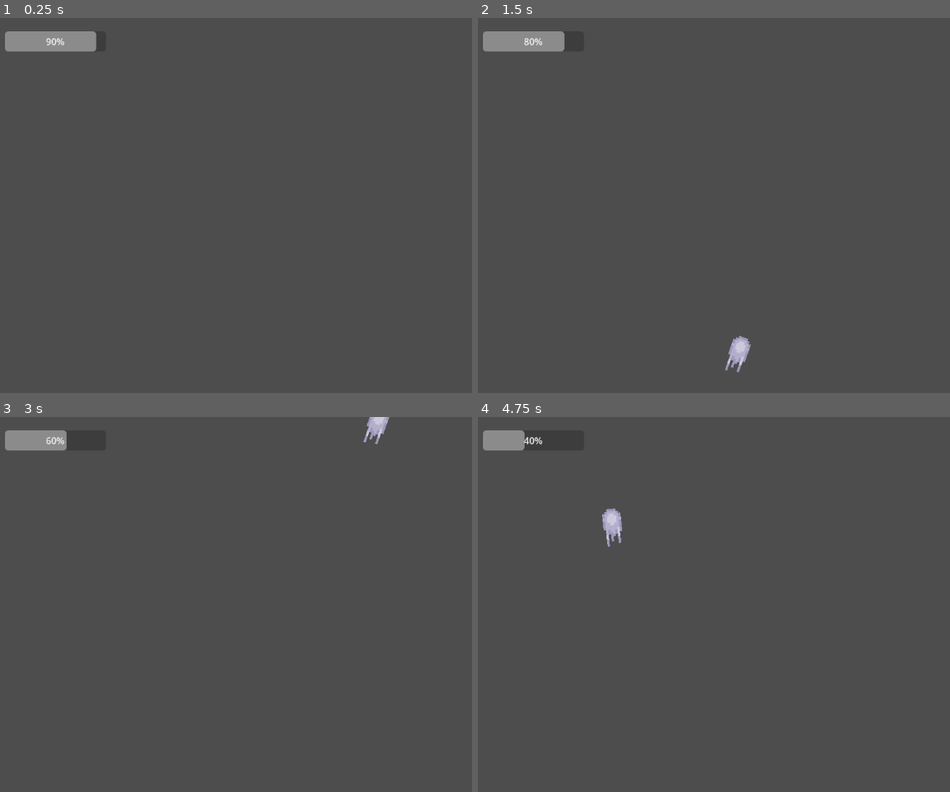
Above: before the commit, frames 1-4 (two rows, left to right).
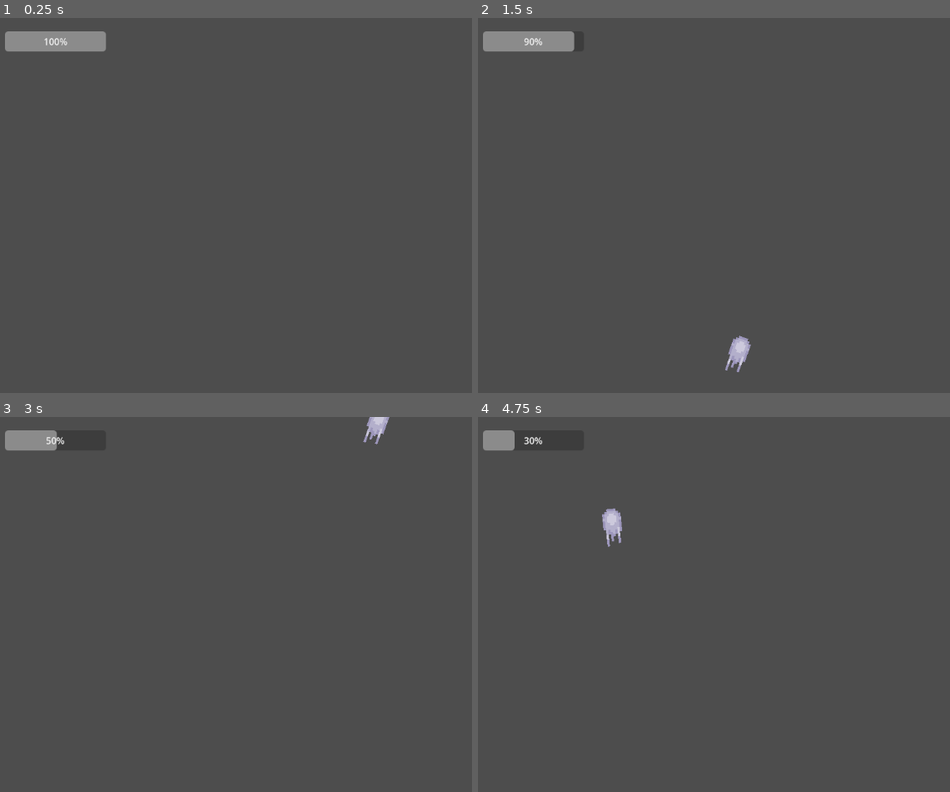
Above: after the commit, the same moments.

Repository: hugoc7/AbyssGameJam
Game: Godot game, scene res://levels/hugo.tscn
Same seed, same stepped clock (60 frames per second), same inputs: the game is played once before the commit and once after it. This scene is started directly instead of the project's main scene.
Inputs (mouse positions are in pixels of both pictures, inside the frame that each line leads up to):
- Up to frame 1 (0.25 s): no input
- Up to frame 2 (1.5 s): tap Enter at 0.5 s; move the mouse to (945, 186) at 0.52 s; hold Right mouse button (attack_range) 0.53-1.28 s; hold D (move_right) from 0.53 s (still down); tap W (jump) at 0.77 s; move the mouse to (666, 224) at 1.27 s; click (666, 224) at 1.35 s
- Up to frame 3 (3 s): tap W (jump) at 1.52 s; move the mouse to (387, 522) at 2.02 s; release D (move_right) at 2.03 s; hold A (move_left) 2.03-2.78 s; tap Space (switch_level_color) at 2.1 s; move the mouse to (287, 679) at 2.77 s; hold D (move_right) from 2.78 s (still down); right-click (287, 679) at 2.85 s
- Up to frame 4 (4.75 s): tap W (jump) at 3.02, 3.77, 4.52 s; move the mouse to (outside the picture) at 3.52 s; press the mouse at (outside the picture) at 3.53 s; move the mouse to (600, 548) at 4.27 s; release D (move_right) at 4.28 s; release the mouse at (600, 548) at 4.28 s; hold A (move_left) from 4.28 s (still down); tap Space (switch_level_color) at 4.35 s

The runs differ from the first frame. In frame 1, 0.2% of the frame differs, in the area x 9-23%, y 3-9%; in frame 2, 0.1%; in frame 3, 0.1%; in frame 4, 0.1%.

Commit message:
integrate zombie anim

Diff:
--- a/enemy/contact/enemy_contact.gd
+++ b/enemy/contact/enemy_contact.gd
@@ -15,32 +15,40 @@
 @export var die_vfx : PackedScene
 
 var is_in_cooldown = false
+var is_dying = false
+var color_as_text = "white"
 @onready var sprite : AnimatedSprite2D = $Sprite
 
 func take_damage(damage: int):
+	set_animation("hit")
 	life -= damage
 	if life < 0:
 		life = 0
 		die()
 
 func die():
+	set_animation("death")
 	var die_vfx_instance = die_vfx.instantiate()
 	die_vfx_instance.position = position
 	get_parent().add_child(die_vfx_instance)
-	queue_free()
+	is_dying = true
+
+func set_animation(anim: String):
+	sprite.animation = anim + "_" + color_as_text
+
 
 func _ready():
 	if color == Enums.LightColor.WHITE:
-		sprite.animation = "idle_white"
+		color_as_text = "white"
 	elif color == Enums.LightColor.BLACK:
-		sprite.animation = "idle_black"
+		color_as_text = "black"
+	set_animation("idle")
 
 	if Engine.is_editor_hint():
 		set_process(false)
 		return
 
-	sprite.play()
-	body_entered.connect(_on_body_entered)
+	sprite.play(sprite.animation)
 	$CooldownTimer.timeout.connect(_on_cooldown_timeout)
 
 
@@ -49,7 +57,7 @@
 	sprite.visible = bkg_color != color
 
 func _process(delta):
-	if player == null:
+	if player == null or is_dying:
 		return
 	var sqr_dist_to_player = global_position.distance_squared_to(player.position)
 	if sqr_dist_to_player < purchase_distance.y * purchase_distance.y:
@@ -64,14 +72,16 @@
 		$CooldownTimer.start()
 
 func _damage_player():
+	set_animation("atk")
 	if player == null:
 		return
 	player.take_damage(damage)
-	print_debug("atk player")
 
 func _on_cooldown_timeout():
 	is_in_cooldown = false
 
-func _on_body_entered(body):
-	pass
-	#_damage_player()
+func _on_sprite_animation_loop():
+	if is_dying:
+		queue_free()
+	else:
+		set_animation("idle")
--- a/enemy/contact/enemy_contact.tscn
+++ b/enemy/contact/enemy_contact.tscn
@@ -1,10 +1,19 @@
-[gd_scene load_steps=19 format=3 uid="uid://cbe8prr8x1r0m"]
+[gd_scene load_steps=88 format=3 uid="uid://cbe8prr8x1r0m"]
 
 [ext_resource type="Script" path="res://enemy/contact/enemy_contact.gd" id="1_51gnd"]
 [ext_resource type="Texture2D" uid="uid://cj5qks436wjqt" path="res://enemy/contact/Zombie_Noir.png" id="3_gj8y7"]
 [ext_resource type="Texture2D" uid="uid://ipvh1uvbtbqm" path="res://enemy/contact/Zombie_Blanc.png" id="4_a1kmb"]
 [ext_resource type="PackedScene" uid="uid://dqgwffom65lvd" path="res://visual_effects/explosion.tscn" id="4_wrjxc"]
-[ext_resource type="Texture2D" uid="uid://el4kjdhpdtxw" path="res://enemy/contact/Zombie_Noir_Idle.png" id="5_ee4xa"]
+[ext_resource type="Texture2D" uid="uid://nk0folfkywq3" path="res://enemy/contact/Animation/Zombie_Noir_Attack.png" id="5_cqo1q"]
+[ext_resource type="Texture2D" uid="uid://el4kjdhpdtxw" path="res://enemy/contact/Animation/Zombie_Noir_Idle.png" id="5_ee4xa"]
+[ext_resource type="Texture2D" uid="uid://duld7sfuu38lk" path="res://enemy/contact/Animation/Zombie_Blanc_Attack.png" id="6_jg8wi"]
+[ext_resource type="Texture2D" uid="uid://bj6a3xhxdilya" path="res://enemy/contact/Animation/Zombie_Noir_Death.png" id="7_mp6yn"]
+[ext_resource type="Texture2D" uid="uid://s2ptsh3gwxus" path="res://enemy/contact/Animation/Zombie_Blanc_Death.png" id="8_f52yf"]
+[ext_resource type="Texture2D" uid="uid://7p6iuydsfevs" path="res://enemy/contact/Animation/Zombie_Noir_Hit.png" id="9_cnytn"]
+[ext_resource type="Texture2D" uid="uid://brgdbvlraqrvr" path="res://enemy/contact/Animation/Zombie_Blanc_Hit.png" id="10_ultgo"]
+[ext_resource type="Texture2D" uid="uid://bxsefkmefgglx" path="res://enemy/contact/Animation/Zombie_Blanc_Idle.png" id="12_lq32l"]
+[ext_resource type="Texture2D" uid="uid://c8k8o0l1w4x47" path="res://enemy/contact/Animation/Zombie_Noir_Run.png" id="13_4ucvx"]
+[ext_resource type="Texture2D" uid="uid://coahpqi1ourm7" path="res://enemy/contact/Animation/Zombie_Blanc_Run.png" id="14_2y4co"]
 
 [sub_resource type="Gradient" id="Gradient_auxh5"]
 colors = PackedColorArray(1, 1, 0.317647, 1, 0, 0, 0, 1)
@@ -19,6 +28,150 @@
 radius = 44.0
 height = 102.0
 
+[sub_resource type="AtlasTexture" id="AtlasTexture_0eoxo"]
+atlas = ExtResource("5_cqo1q")
+region = Rect2(0, 0, 32, 32)
+
+[sub_resource type="AtlasTexture" id="AtlasTexture_ixh8e"]
+atlas = ExtResource("5_cqo1q")
+region = Rect2(32, 0, 32, 32)
+
+[sub_resource type="AtlasTexture" id="AtlasTexture_rkmc7"]
+atlas = ExtResource("5_cqo1q")
+region = Rect2(64, 0, 32, 32)
+
+[sub_resource type="AtlasTexture" id="AtlasTexture_lfb56"]
+atlas = ExtResource("5_cqo1q")
+region = Rect2(96, 0, 32, 32)
+
+[sub_resource type="AtlasTexture" id="AtlasTexture_1fsa6"]
+atlas = ExtResource("5_cqo1q")
+region = Rect2(128, 0, 32, 32)
+
+[sub_resource type="AtlasTexture" id="AtlasTexture_f34tu"]
+atlas = ExtResource("5_cqo1q")
+region = Rect2(160, 0, 32, 32)
+
+[sub_resource type="AtlasTexture" id="AtlasTexture_fn5xv"]
+atlas = ExtResource("5_cqo1q")
+region = Rect2(192, 0, 32, 32)
+
+[sub_resource type="AtlasTexture" id="AtlasTexture_nv4h6"]
+atlas = ExtResource("6_jg8wi")
+region = Rect2(0, 0, 32, 32)
+
+[sub_resource type="AtlasTexture" id="AtlasTexture_xef42"]
+atlas = ExtResource("6_jg8wi")
+region = Rect2(32, 0, 32, 32)
+
+[sub_resource type="AtlasTexture" id="AtlasTexture_pjxps"]
+atlas = ExtResource("6_jg8wi")
+region = Rect2(64, 0, 32, 32)
+
+[sub_resource type="AtlasTexture" id="AtlasTexture_gnio3"]
+atlas = ExtResource("6_jg8wi")
+region = Rect2(96, 0, 32, 32)
+
+[sub_resource type="AtlasTexture" id="AtlasTexture_ylvcm"]
+atlas = ExtResource("6_jg8wi")
+region = Rect2(128, 0, 32, 32)
+
+[sub_resource type="AtlasTexture" id="AtlasTexture_pyen1"]
+atlas = ExtResource("6_jg8wi")
+region = Rect2(160, 0, 32, 32)
+
+[sub_resource type="AtlasTexture" id="AtlasTexture_3mogj"]
+atlas = ExtResource("6_jg8wi")
+region = Rect2(192, 0, 32, 32)
+
+[sub_resource type="AtlasTexture" id="AtlasTexture_687xy"]
+atlas = ExtResource("7_mp6yn")
+region = Rect2(0, 0, 32, 32)
+
+[sub_resource type="AtlasTexture" id="AtlasTexture_t8nib"]
+atlas = ExtResource("7_mp6yn")
+region = Rect2(32, 0, 32, 32)
+
+[sub_resource type="AtlasTexture" id="AtlasTexture_6s4is"]
+atlas = ExtResource("7_mp6yn")
+region = Rect2(64, 0, 32, 32)
+
+[sub_resource type="AtlasTexture" id="AtlasTexture_b2nei"]
+atlas = ExtResource("7_mp6yn")
+region = Rect2(96, 0, 32, 32)
+
+[sub_resource type="AtlasTexture" id="AtlasTexture_inl5p"]
+atlas = ExtResource("7_mp6yn")
+region = Rect2(128, 0, 32, 32)
+
+[sub_resource type="AtlasTexture" id="AtlasTexture_3oq0g"]
+atlas = ExtResource("7_mp6yn")
+region = Rect2(160, 0, 32, 32)
+
+[sub_resource type="AtlasTexture" id="AtlasTexture_gcl47"]
+atlas = ExtResource("7_mp6yn")
+region = Rect2(192, 0, 32, 32)
+
+[sub_resource type="AtlasTexture" id="AtlasTexture_8mw41"]
+atlas = ExtResource("7_mp6yn")
+region = Rect2(224, 0, 32, 32)
+
+[sub_resource type="AtlasTexture" id="AtlasTexture_e10nq"]
+atlas = ExtResource("8_f52yf")
+region = Rect2(0, 0, 32, 32)
+
+[sub_resource type="AtlasTexture" id="AtlasTexture_df1ex"]
+atlas = ExtResource("8_f52yf")
+region = Rect2(32, 0, 32, 32)
+
+[sub_resource type="AtlasTexture" id="AtlasTexture_jqvyw"]
+atlas = ExtResource("8_f52yf")
+region = Rect2(64, 0, 32, 32)
+
+[sub_resource type="AtlasTexture" id="AtlasTexture_7e70k"]
+atlas = ExtResource("8_f52yf")
+region = Rect2(96, 0, 32, 32)
+
+[sub_resource type="AtlasTexture" id="AtlasTexture_55ujp"]
+atlas = ExtResource("8_f52yf")
+region = Rect2(128, 0, 32, 32)
+
+[sub_resource type="AtlasTexture" id="AtlasTexture_xaem7"]
+atlas = ExtResource("8_f52yf")
+region = Rect2(160, 0, 32, 32)
+
+[sub_resource type="AtlasTexture" id="AtlasTexture_wq0ib"]
+atlas = ExtResource("8_f52yf")
+region = Rect2(192, 0, 32, 32)
+
+[sub_resource type="AtlasTexture" id="AtlasTexture_qvot7"]
+atlas = ExtResource("8_f52yf")
+region = Rect2(224, 0, 32, 32)
+
+[sub_resource type="AtlasTexture" id="AtlasTexture_rtxtp"]
+atlas = ExtResource("9_cnytn")
+region = Rect2(0, 0, 32, 32)
+
+[sub_resource type="AtlasTexture" id="AtlasTexture_aq5if"]
+atlas = ExtResource("9_cnytn")
+region = Rect2(32, 0, 32, 32)
+
+[sub_resource type="AtlasTexture" id="AtlasTexture_pwneo"]
+atlas = ExtResource("9_cnytn")
+region = Rect2(64, 0, 32, 32)
+
+[sub_resource type="AtlasTexture" id="AtlasTexture_3gbb5"]
+atlas = ExtResource("10_ultgo")
+region = Rect2(0, 0, 32, 32)
+
+[sub_resource type="AtlasTexture" id="AtlasTexture_x1lfe"]
+atlas = ExtResource("10_ultgo")
+region = Rect2(32, 0, 32, 32)
+
+[sub_resource type="AtlasTexture" id="AtlasTexture_7taa0"]
+atlas = ExtResource("10_ultgo")
+region = Rect2(64, 0, 32, 32)
+
 [sub_resource type="AtlasTexture" id="AtlasTexture_yr3is"]
 atlas = ExtResource("5_ee4xa")
 region = Rect2(0, 0, 32, 32)
@@ -55,10 +208,244 @@
 atlas = ExtResource("4_a1kmb")
 region = Rect2(0, 0, 32, 32)
 
+[sub_resource type="AtlasTexture" id="AtlasTexture_1jjqe"]
+atlas = ExtResource("12_lq32l")
+region = Rect2(0, 0, 32, 32)
+
+[sub_resource type="AtlasTexture" id="AtlasTexture_o0qmk"]
+atlas = ExtResource("12_lq32l")
+region = Rect2(32, 0, 32, 32)
+
+[sub_resource type="AtlasTexture" id="AtlasTexture_1owo4"]
+atlas = ExtResource("12_lq32l")
+region = Rect2(64, 0, 32, 32)
+
+[sub_resource type="AtlasTexture" id="AtlasTexture_hwf4i"]
+atlas = ExtResource("12_lq32l")
+region = Rect2(96, 0, 32, 32)
+
+[sub_resource type="AtlasTexture" id="AtlasTexture_mpl1j"]
+atlas = ExtResource("12_lq32l")
+region = Rect2(128, 0, 32, 32)
+
+[sub_resource type="AtlasTexture" id="AtlasTexture_e4v3v"]
+atlas = ExtResource("12_lq32l")
+region = Rect2(160, 0, 32, 32)
+
+[sub_resource type="AtlasTexture" id="AtlasTexture_41fq3"]
+atlas = ExtResource("12_lq32l")
+region = Rect2(192, 0, 32, 32)
+
+[sub_resource type="AtlasTexture" id="AtlasTexture_5u5dg"]
+atlas = ExtResource("12_lq32l")
+region = Rect2(224, 0, 32, 32)
+
+[sub_resource type="AtlasTexture" id="AtlasTexture_lh11i"]
+atlas = ExtResource("13_4ucvx")
+region = Rect2(0, 0, 32, 32)
+
+[sub_resource type="AtlasTexture" id="AtlasTexture_xakik"]
+atlas = ExtResource("13_4ucvx")
+region = Rect2(32, 0, 32, 32)
+
+[sub_resource type="AtlasTexture" id="AtlasTexture_kk6qb"]
+atlas = ExtResource("13_4ucvx")
+region = Rect2(64, 0, 32, 32)
+
+[sub_resource type="AtlasTexture" id="AtlasTexture_1wpqy"]
+atlas = ExtResource("13_4ucvx")
+region = Rect2(96, 0, 32, 32)
+
+[sub_resource type="AtlasTexture" id="AtlasTexture_volm6"]
+atlas = ExtResource("13_4ucvx")
+region = Rect2(128, 0, 32, 32)
+
+[sub_resource type="AtlasTexture" id="AtlasTexture_bb05i"]
+atlas = ExtResource("13_4ucvx")
+region = Rect2(160, 0, 32, 32)
+
+[sub_resource type="AtlasTexture" id="AtlasTexture_q25ny"]
+atlas = ExtResource("13_4ucvx")
+region = Rect2(192, 0, 32, 32)
+
+[sub_resource type="AtlasTexture" id="AtlasTexture_s61rl"]
+atlas = ExtResource("13_4ucvx")
+region = Rect2(224, 0, 32, 32)
+
+[sub_resource type="AtlasTexture" id="AtlasTexture_rnnd6"]
+atlas = ExtResource("14_2y4co")
+region = Rect2(0, 0, 32, 32)
+
+[sub_resource type="AtlasTexture" id="AtlasTexture_5u8ef"]
+atlas = ExtResource("14_2y4co")
+region = Rect2(32, 0, 32, 32)
+
+[sub_resource type="AtlasTexture" id="AtlasTexture_yvqbn"]
+atlas = ExtResource("14_2y4co")
+region = Rect2(64, 0, 32, 32)
+
+[sub_resource type="AtlasTexture" id="AtlasTexture_ak6tl"]
+atlas = ExtResource("14_2y4co")
+region = Rect2(96, 0, 32, 32)
+
+[sub_resource type="AtlasTexture" id="AtlasTexture_kimp5"]
+atlas = ExtResource("14_2y4co")
+region = Rect2(128, 0, 32, 32)
+
+[sub_resource type="AtlasTexture" id="AtlasTexture_jhhji"]
+atlas = ExtResource("14_2y4co")
+region = Rect2(160, 0, 32, 32)
+
+[sub_resource type="AtlasTexture" id="AtlasTexture_hs66s"]
+atlas = ExtResource("14_2y4co")
+region = Rect2(192, 0, 32, 32)
+
+[sub_resource type="AtlasTexture" id="AtlasTexture_fj6ut"]
+atlas = ExtResource("14_2y4co")
+region = Rect2(224, 0, 32, 32)
+
 [sub_resource type="SpriteFrames" id="SpriteFrames_xi85a"]
 animations = [{
 "frames": [{
 "duration": 1.0,
+"texture": SubResource("AtlasTexture_0eoxo")
+}, {
+"duration": 1.0,
+"texture": SubResource("AtlasTexture_ixh8e")
+}, {
+"duration": 1.0,
+"texture": SubResource("AtlasTexture_rkmc7")
+}, {
+"duration": 1.0,
+"texture": SubResource("AtlasTexture_lfb56")
+}, {
+"duration": 1.0,
+"texture": SubResource("AtlasTexture_1fsa6")
+}, {
+"duration": 1.0,
+"texture": SubResource("AtlasTexture_f34tu")
+}, {
+"duration": 1.0,
+"texture": SubResource("AtlasTexture_fn5xv")
+}],
+"loop": true,
+"name": &"atk_black",
+"speed": 5.0
+}, {
+"frames": [{
+"duration": 1.0,
+"texture": SubResource("AtlasTexture_nv4h6")
+}, {
+"duration": 1.0,
+"texture": SubResource("AtlasTexture_xef42")
+}, {
+"duration": 1.0,
+"texture": SubResource("AtlasTexture_pjxps")
+}, {
+"duration": 1.0,
+"texture": SubResource("AtlasTexture_gnio3")
+}, {
+"duration": 1.0,
+"texture": SubResource("AtlasTexture_ylvcm")
+}, {
+"duration": 1.0,
+"texture": SubResource("AtlasTexture_pyen1")
+}, {
+"duration": 1.0,
+"texture": SubResource("AtlasTexture_3mogj")
+}],
+"loop": true,
+"name": &"atk_white",
+"speed": 5.0
+}, {
+"frames": [{
+"duration": 1.0,
+"texture": SubResource("AtlasTexture_687xy")
+}, {
+"duration": 1.0,
+"texture": SubResource("AtlasTexture_t8nib")
+}, {
+"duration": 1.0,
+"texture": SubResource("AtlasTexture_6s4is")
+}, {
+"duration": 1.0,
+"texture": SubResource("AtlasTexture_b2nei")
+}, {
+"duration": 1.0,
+"texture": SubResource("AtlasTexture_inl5p")
+}, {
+"duration": 1.0,
+"texture": SubResource("AtlasTexture_3oq0g")
+}, {
+"duration": 1.0,
+"texture": SubResource("AtlasTexture_gcl47")
+}, {
+"duration": 1.0,
+"texture": SubResource("AtlasTexture_8mw41")
+}],
+"loop": true,
+"name": &"death_black",
+"speed": 5.0
+}, {
+"frames": [{
+"duration": 1.0,
+"texture": SubResource("AtlasTexture_e10nq")
+}, {
+"duration": 1.0,
+"texture": SubResource("AtlasTexture_df1ex")
+}, {
+"duration": 1.0,
+"texture": SubResource("AtlasTexture_jqvyw")
+}, {
+"duration": 1.0,
+"texture": SubResource("AtlasTexture_7e70k")
+}, {
+"duration": 1.0,
+"texture": SubResource("AtlasTexture_55ujp")
+}, {
+"duration": 1.0,
+"texture": SubResource("AtlasTexture_xaem7")
+}, {
+"duration": 1.0,
+"texture": SubResource("AtlasTexture_wq0ib")
+}, {
+"duration": 1.0,
+"texture": SubResource("AtlasTexture_qvot7")
+}],
+"loop": true,
+"name": &"death_white",
+"speed": 5.0
+}, {
+"frames": [{
+"duration": 1.0,
+"texture": SubResource("AtlasTexture_rtxtp")
+}, {
+"duration": 1.0,
+"texture": SubResource("AtlasTexture_aq5if")
+}, {
+"duration": 1.0,
+"texture": SubResource("AtlasTexture_pwneo")
+}],
+"loop": true,
+"name": &"hit_black",
+"speed": 5.0
+}, {
+"frames": [{
+"duration": 1.0,
+"texture": SubResource("AtlasTexture_3gbb5")
+}, {
+"duration": 1.0,
+"texture": SubResource("AtlasTexture_x1lfe")
+}, {
+"duration": 1.0,
+"texture": SubResource("AtlasTexture_7taa0")
+}],
+"loop": true,
+"name": &"hit_white",
+"speed": 5.0
+}, {
+"frames": [{
+"duration": 1.0,
 "texture": SubResource("AtlasTexture_yr3is")
 }, {
 "duration": 1.0,
@@ -89,9 +476,91 @@
 "frames": [{
 "duration": 1.0,
 "texture": SubResource("AtlasTexture_efy7f")
+}, {
+"duration": 1.0,
+"texture": SubResource("AtlasTexture_1jjqe")
+}, {
+"duration": 1.0,
+"texture": SubResource("AtlasTexture_o0qmk")
+}, {
+"duration": 1.0,
+"texture": SubResource("AtlasTexture_1owo4")
+}, {
+"duration": 1.0,
+"texture": SubResource("AtlasTexture_hwf4i")
+}, {
+"duration": 1.0,
+"texture": SubResource("AtlasTexture_mpl1j")
+}, {
+"duration": 1.0,
+"texture": SubResource("AtlasTexture_e4v3v")
+}, {
+"duration": 1.0,
+"texture": SubResource("AtlasTexture_41fq3")
+}, {
+"duration": 1.0,
+"texture": SubResource("AtlasTexture_5u5dg")
 }],
 "loop": true,
 "name": &"idle_white",
+"speed": 5.0
+}, {
+"frames": [{
+"duration": 1.0,
+"texture": SubResource("AtlasTexture_lh11i")
+}, {
+"duration": 1.0,
+"texture": SubResource("AtlasTexture_xakik")
+}, {
+"duration": 1.0,
+"texture": SubResource("AtlasTexture_kk6qb")
+}, {
+"duration": 1.0,
+"texture": SubResource("AtlasTexture_1wpqy")
+}, {
+"duration": 1.0,
+"texture": SubResource("AtlasTexture_volm6")
+}, {
+"duration": 1.0,
+"texture": SubResource("AtlasTexture_bb05i")
+}, {
+"duration": 1.0,
+"texture": SubResource("AtlasTexture_q25ny")
+}, {
+"duration": 1.0,
+"texture": SubResource("AtlasTexture_s61rl")
+}],
+"loop": true,
+"name": &"run_black",
+"speed": 5.0
+}, {
+"frames": [{
+"duration": 1.0,
+"texture": SubResource("AtlasTexture_rnnd6")
+}, {
+"duration": 1.0,
+"texture": SubResource("AtlasTexture_5u8ef")
+}, {
+"duration": 1.0,
+"texture": SubResource("AtlasTexture_yvqbn")
+}, {
+"duration": 1.0,
+"texture": SubResource("AtlasTexture_ak6tl")
+}, {
+"duration": 1.0,
+"texture": SubResource("AtlasTexture_kimp5")
+}, {
+"duration": 1.0,
+"texture": SubResource("AtlasTexture_jhhji")
+}, {
+"duration": 1.0,
+"texture": SubResource("AtlasTexture_hs66s")
+}, {
+"duration": 1.0,
+"texture": SubResource("AtlasTexture_fj6ut")
+}],
+"loop": true,
+"name": &"run_white",
 "speed": 5.0
 }]
 
@@ -119,7 +588,9 @@
 [node name="Sprite" type="AnimatedSprite2D" parent="."]
 scale = Vector2(4, 4)
 sprite_frames = SubResource("SpriteFrames_xi85a")
-animation = &"idle_black"
+animation = &"idle_white"
 
 [node name="CooldownTimer" type="Timer" parent="."]
 one_shot = true
+
+[connection signal="animation_looped" from="Sprite" to="." method="_on_sprite_animation_loop"]
--- a/levels/hugo.tscn
+++ b/levels/hugo.tscn
@@ -50,20 +50,21 @@
 
 [node name="Player" parent="." instance=ExtResource("5_d21w1")]
 position = Vector2(136, 489)
-damage = 100
 
 [node name="Projectiles" type="Node" parent="."]
 
 [node name="Enemy" type="Node" parent="."]
 
 [node name="EnemyContact" parent="Enemy" node_paths=PackedStringArray("player") instance=ExtResource("6_l8te7")]
-position = Vector2(321, 508)
+position = Vector2(422, 519)
 player = NodePath("../../Player")
+life = 30
 
 [node name="EnemyContact2" parent="Enemy" node_paths=PackedStringArray("player") instance=ExtResource("6_l8te7")]
-position = Vector2(848, 506)
+position = Vector2(698, 505)
 color = 1
 player = NodePath("../../Player")
+life = 30
 
 [node name="HUD" parent="." instance=ExtResource("7_pvkj3")]
 
